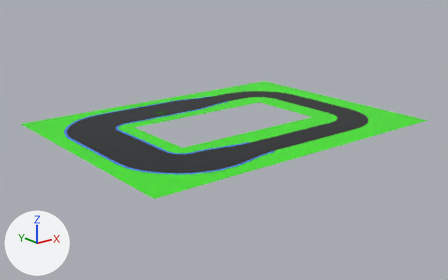
An edit to the glTF model Blender/models/tracks/track_01.glb, drawn before and after from the same camera.
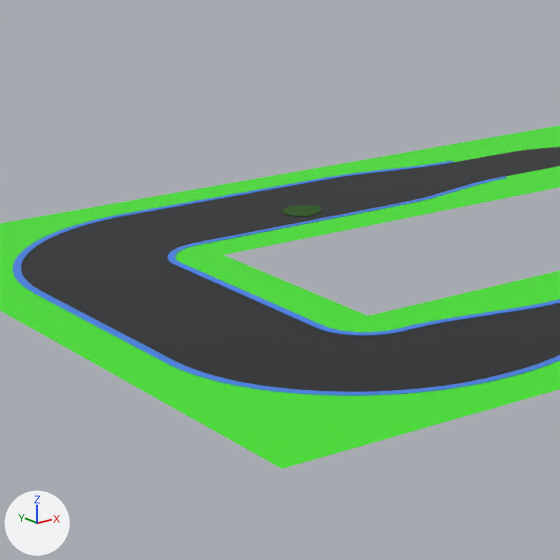
Each version appears first whole from a camera (50 mm lens) standing at (-105.8, -115.6, 33.1) and looking at (-33.8, -25.6, -2.9), and next in a close-up on the part from 13% to 55% of the width and 15% to 82% of the height. Every picture has the same lights, and +X, +Y and +Z are marked at lower left. Where no turn or scale is listed for an object, it has been applied to the vertices.

The first close-up shows 'mod10_grass.001', 'mod10_grass.002', 'mod10_road.001', 'mod10_road.003', 'mod11_grass.002', 'mod11_grass.003', 'mod11_road.002', 'mod11_road.003', 'mod12_grass.002', 'mod12_grass.003', 'mod12_road.002', 'mod12_road.003'.
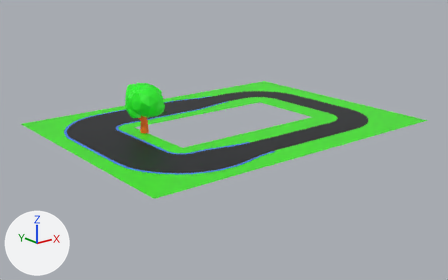
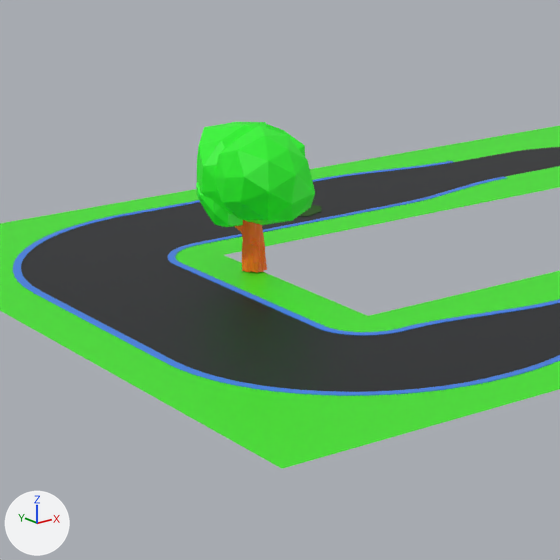
Boxes (x1, y1, x2, y2) around the edits, measured in the close-ups (560 x 560 px):
'Icosphere', added (green)
    after: (196, 122, 315, 227)
'Cylinder', added (orange)
    after: (234, 220, 267, 272)

Patch to the scene script:
```diff
--- a/Blender/models/tracks/track_01.glb.py
+++ b/Blender/models/tracks/track_01.glb.py
@@ mat_material @@
+mat_material = principled_material('Material')
+mat_material.base_color = (0.0166, 0.8, 0.0119)  # green #23e71c
+mat_material.emission_color = (0.0038, 0.123, 0.0059)  # dark green #0c6212
+mat_material.emission_strength = 1.0
@@ mat_material_002 @@
+mat_material_002 = principled_material('Material.002')
+mat_material_002.base_color = (0.8, 0.147, 0.0)  # orange #e76b00
+mat_material_002.emission_color = (0.157, 0.0193, 0.00488)  # brown #6e260f
+mat_material_002.emission_strength = 1.0
@@ me_icosphere_001 @@
+me_icosphere_001.from_pydata(...)  # 168 vertices, 320 faces; spans x -4.64..2.35, y -4.79..3.5, z -3.54..2.75
+me_icosphere_001.materials.append(mat_material)  # green #23e71c
@@ me_cylinder_000 @@
+me_cylinder_000.from_pydata(...)  # 560 vertices, 1116 faces; spans x -1.75..2.52, y -2.37..1.56, z -0.7..6.57
+me_cylinder_000.materials.append(mat_material_002)  # orange #e76b00
@@ ob_icosphere @@
+ob_icosphere = bpy.data.objects.new('Icosphere', me_icosphere_001)
+ob_icosphere.location = (-46.86, -19.75, 6.5)
@@ ob_cylinder @@
+ob_cylinder = bpy.data.objects.new('Cylinder', me_cylinder_000)
+ob_cylinder.location = (-48.34, -20.25, 0.7)
```
